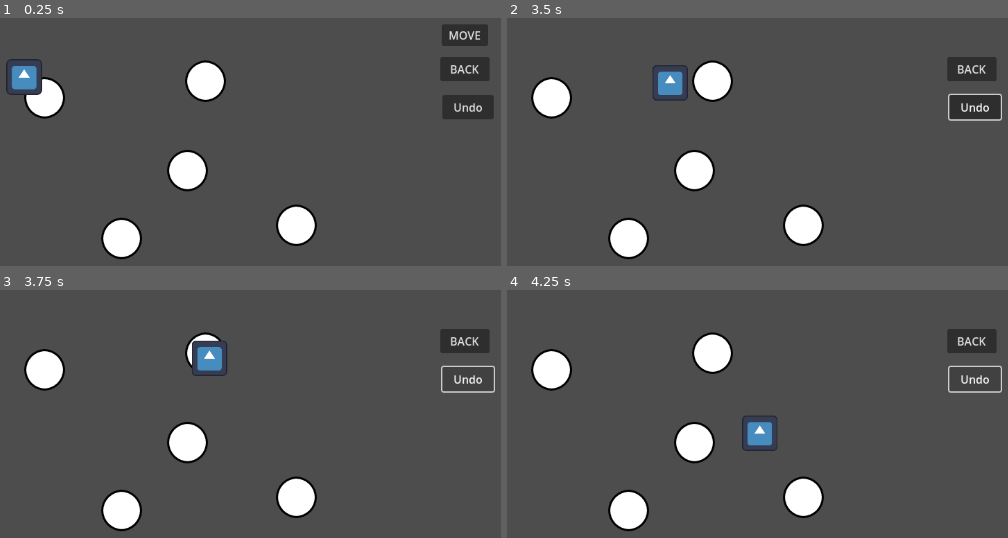
Above: before the commit, frames 1-4 (two rows, left to right).
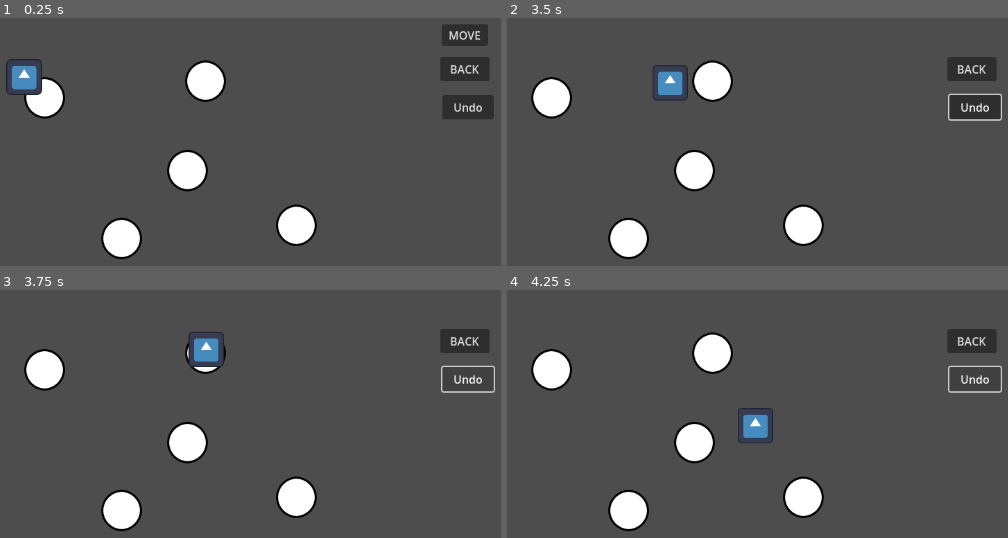
Above: after the commit, the same moments.

Repository: hfxbse/mparty
Game: Godot game, scene res://main/main.tscn
The game is run twice, just before and just after one commit, with the same random seed, the same clock (stepped at 60 frames per second) and the same inputs. The engine's default icon, where the game draws it, is replaced by a stand-in: a white triangle on a blue panel in a dark square.
Inputs (mouse positions are in pixels of both pictures, inside the frame that each line leads up to):
- Up to frame 1 (0.25 s): no input
- Up to frame 2 (3.5 s): click "MOVE" at 0.5 s; click "BACK" at 1.25 s; click "Undo" at 2 s; click (712, 80) at 2.75 s
- Up to frame 3 (3.75 s): click "Undo" at 3.5 s
- Up to frame 4 (4.25 s): no input

Frames 1-2 are identical in both runs. In frame 3, 0.9% of the frame differs, in the area x 37-46%, y 16-35%; in frame 4, 0.7%.
Error after the commit: Assertion failed: Field is not connected to current location of the player. (res://map/field/field.gd:42)

Commit message:
Add backwards movement animation
PR #21

Diff:
--- a/main/main.gd
+++ b/main/main.gd
@@ -1,6 +1,6 @@
 extends Node
 
-@onready var player = $Player
+@onready var player: Player = $Player
 @onready var map = $Map
 @onready var MoveButton = $MoveButton
 
@@ -16,7 +16,7 @@
 	var start = map.start
 	player.current_location = start
 	player.global_position = start.global_position
-	player.traversed_fields = [start]
+	player.traversed_fields.assign([start])
 
 
 func _on_button_pressed():
--- a/map/field/field.gd
+++ b/map/field/field.gd
@@ -31,9 +31,20 @@
 	return errors
 
 
-func move(player: Player):
+func move_backwards(player: Player):
+	if player.traversed_fields.is_empty(): return
+
+	for path in paths:
+		if path.target == player.current_location:
+			player.current_location = self
+			return path.move_backwards(player.get_path())
+
+	assert(false, "Field is not connected to current location of the player.")
+
+
+func move_forwards(player: Player):
 	if paths.size() == 1:
-		return paths[0].move(player.get_path())
+		return paths[0].move_forwards(player.get_path())
 
 
 	picked_receivers.clear()
@@ -48,7 +59,7 @@
 func move_along_picked_path(player, path):
 	disable_pickers()
 
-	field_reached = path.move(player.get_path())
+	field_reached = path.move_forwards(player.get_path())
 	field_reached.connect(_on_field_reached)
 
 
--- a/map/map.gd
+++ b/map/map.gd
@@ -1,3 +1,3 @@
 extends Node
 
-@onready var start = $Start
+@onready var start: Field = $Start
--- a/map/path/follow.gd
+++ b/map/path/follow.gd
@@ -1,3 +1,19 @@
-extends PathFollow2D
+class_name Remote extends PathFollow2D
 
 @onready var remote = $RemoteTransform2D
+var speed
+var end:
+	set(value):
+		if end != value:
+			end = clamp(value, 0, 1)
+
+
+func move(delta):
+	progress_ratio = clamp(delta * speed + progress_ratio, 0, 1)
+
+	if end_reached():
+		remote.update_position = false
+
+
+func end_reached():
+	return progress_ratio == end
--- a/map/path/path.gd
+++ b/map/path/path.gd
@@ -24,7 +24,8 @@
 				if Engine.is_editor_hint(): update_configuration_warnings()
 
 
-@onready var follow = $Follow
+@onready var follow: Remote  = $Follow
+@onready var relative_speed =  2.5 * player_speed / curve.get_baked_length()
 
 
 func _ready():
@@ -54,18 +55,27 @@
 
 	if !follow.remote.update_position: return
 
-	follow.progress_ratio +=  delta * 2.5 * player_speed / curve.get_baked_length()
+	follow.move(delta)
 
-	if follow.progress_ratio >= 0.95:
-		follow.progress_ratio = 1;
+	if follow.end_reached():
 		field_reached.emit(target)
 
-		follow.remote.update_position = false
+
+func follow_path(player, start, end, speed):
+	follow.progress_ratio = start
+	follow.remote.remote_path = player
+	follow.remote.update_position = true
+	follow.end = end
+	follow.speed = speed
 
 
-func move(player: NodePath):
-	follow.progress_ratio = 0
-	follow.remote.remote_path = player
-	follow.remote.update_position = true
+func move_forwards(player: NodePath):
+	follow_path(player, 0, 1, relative_speed)
 
 	return field_reached
+
+
+func move_backwards(player: NodePath):
+	follow_path(player, 1, 0, -1 * relative_speed)
+
+	return field_reached
--- a/player/player.gd
+++ b/player/player.gd
@@ -1,11 +1,10 @@
 class_name Player extends Node2D
 
 var moves = 0
-var step_completed
 
-var current_location
-var last_location
-var traversed_fields = []
+var current_location: Field
+var last_location: Field
+var traversed_fields: Array[Field] = []
 const TRAV_FIELDS_MAX_LENGTH = 20
 
 signal turn_ended
@@ -19,15 +18,9 @@
 
 func _step():
 	moves -= 1
-	step_completed = current_location.move(self)
-	step_completed.connect(_on_step_completed)
 
-
-func _on_step_completed(reached_field):
-	step_completed.disconnect(_on_step_completed)
-
-	current_location = reached_field
-	register_move(reached_field)
+	register_move(current_location)
+	current_location = await current_location.move_forwards(self)
 
 	if moves == 0:
 		turn_ended.emit()
@@ -38,20 +31,20 @@
 
 func register_move(field):
 		traversed_fields.push_back(field)
+
 		if traversed_fields.size() > TRAV_FIELDS_MAX_LENGTH:
 			traversed_fields.pop_front()
 
 
 func move_backwards(n):
 	for i in n:
-		if traversed_fields.size() <= 1: break
-		current_location = traversed_fields.pop_back()
-		global_position = current_location.global_position
+		if traversed_fields.is_empty():
+			break
 
-	current_location = traversed_fields.back()
-	global_position = current_location.global_position
+		var target = traversed_fields.pop_back()
+		await target.move_backwards(self)
 
 
 func undo_last_move():
 	while current_location != last_location:
-		move_backwards(1)
+		await move_backwards(1)
